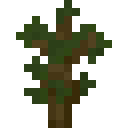
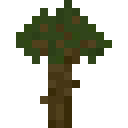
Comparing the layer stacks of the two 128x128 images. Changes:
painted on "acacia_sapling.png" over (x1=16, y1=8, x2=96, y2=104)
